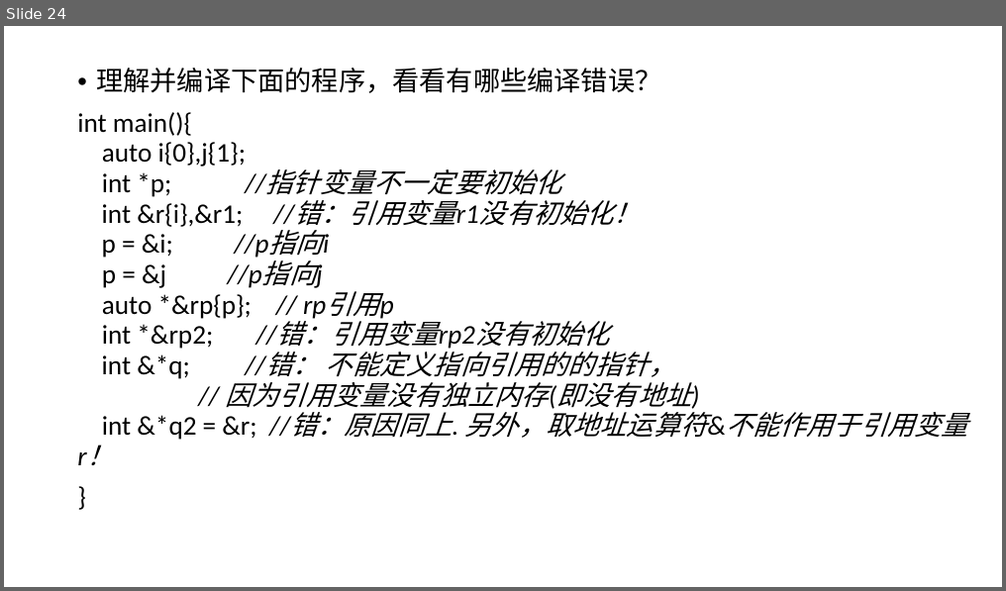
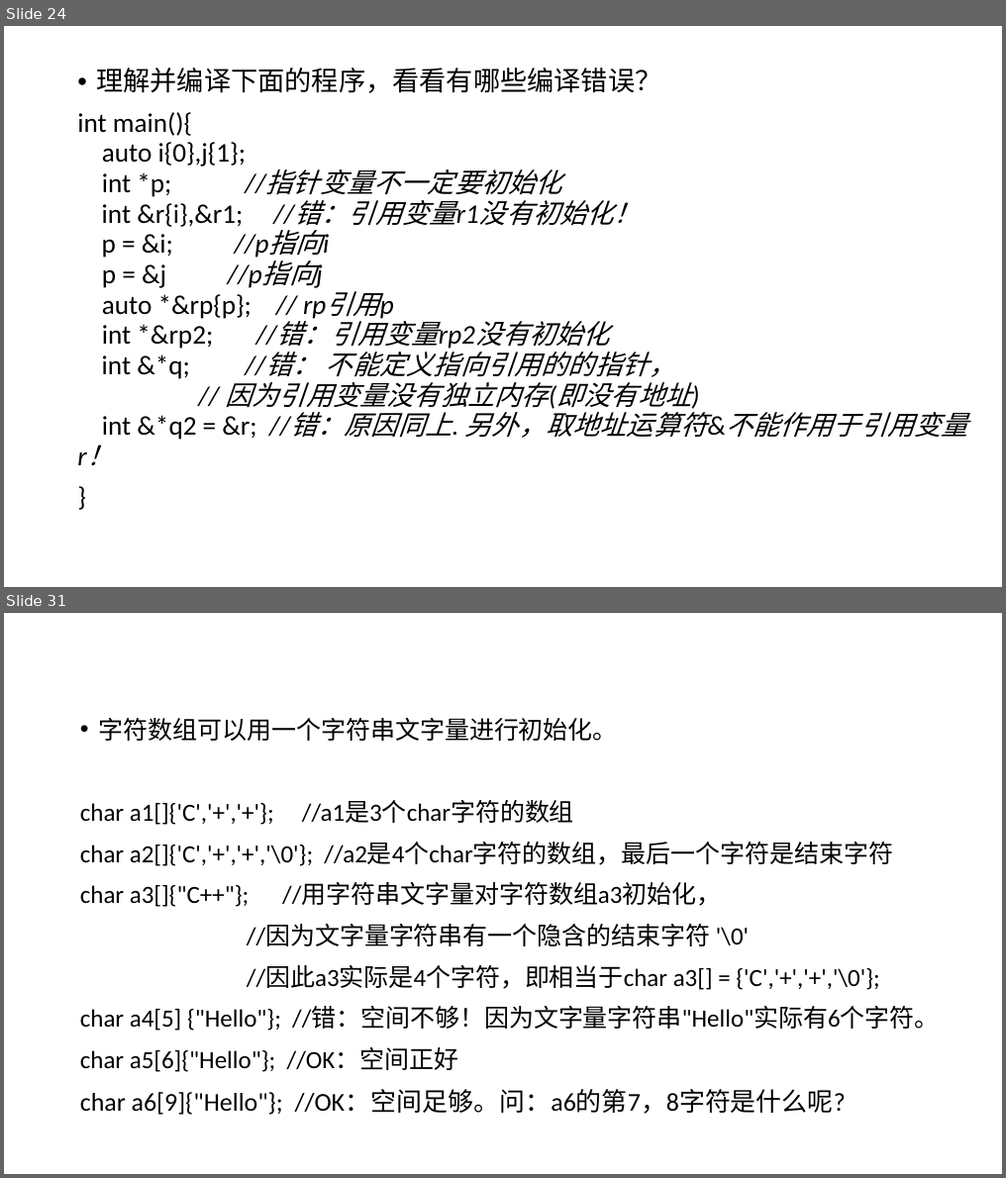
Before and after one commit to hwdong-net/cplusplus17, a slide deck: ppt/第5章 复合类型.pptx. Shown one above the other, each under a label of ours: slide 24 before the commit, slides 24 and 31 after it; the slides between them are not shown. The pictures are 1006x591 and 1006x1178 pixels, drawn with LibreOffice and Linux fonts; fonts in the diff are those of the drawing. Boxes give left, top, right and bottom in pixels: in the first picture for what was removed or moved away, otherwise in the second. Text is boxed around its words. In the diff, an @@ line names an element or a change of style, - is before the commit and + after.

```diff
--- a/ppt/第5章 复合类型.pptx
+++ b/ppt/第5章 复合类型.pptx
@@ slide 31 added at bbox=[4, 613, 1002, 1174], background #FFFFFF @@
@@ text added at bbox=[80, 718, 939, 1115], 23.8 pt, text #000000 @@
+• 字符数组可以用一个字符串文字量进行初始化。
+char a1[]{'C','+','+'}; //a1是3个char字符的数组
+char a2[]{'C','+','+','\0'}; //a2是4个char字符的数组，最后一个字符是结束字符
+char a3[]{"C++"}; //用字符串文字量对字符数组a3初始化，
+//因为文字量字符串有一个隐含的结束字符 '\0'
+//因此a3实际是4个字符，即相当于char a3[] = {'C','+','+','\0'};
+char a4[5] {"Hello"}; //错：空间不够！因为文字量字符串"Hello"实际有6个字符。
+char a5[6]{"Hello"}; //OK：空间正好
+char a6[9]{"Hello"}; //OK：空间足够。问：a6的第7，8字符是什么呢?
```
Also in this commit, not shown: 25 other slides added.
